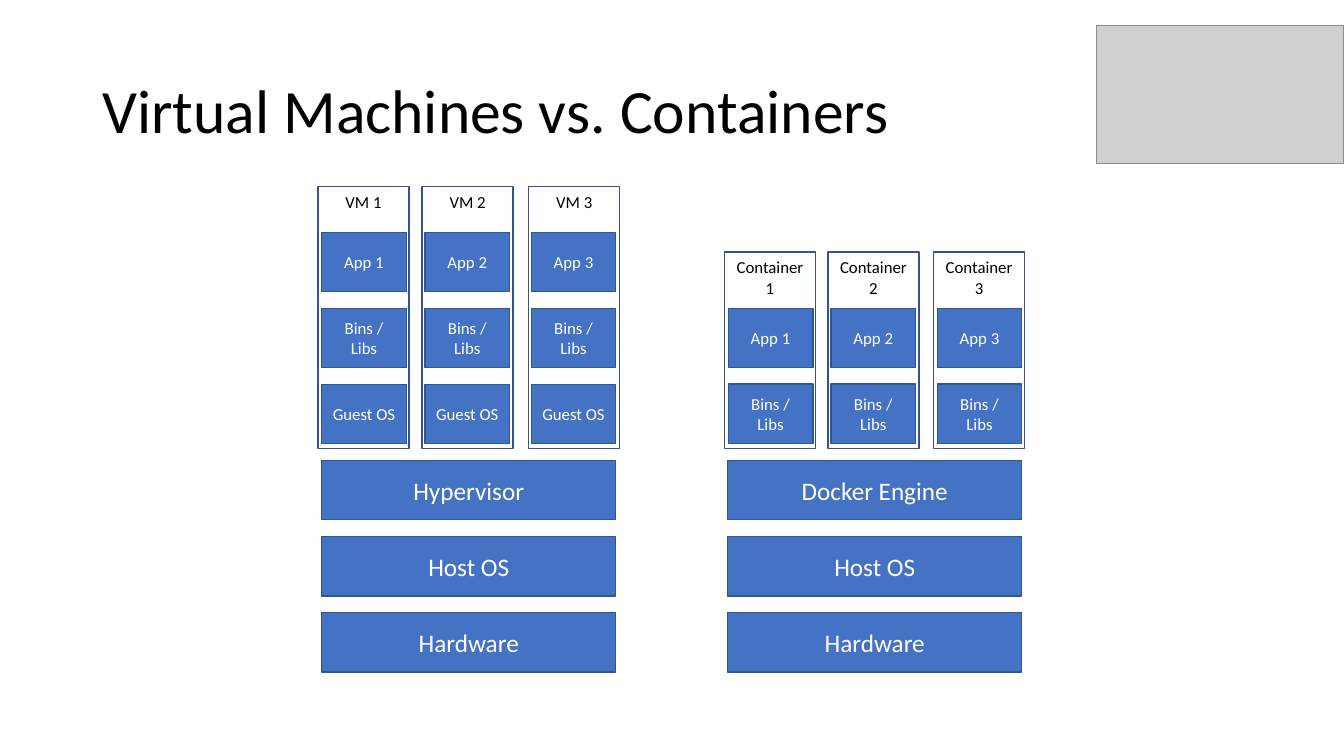
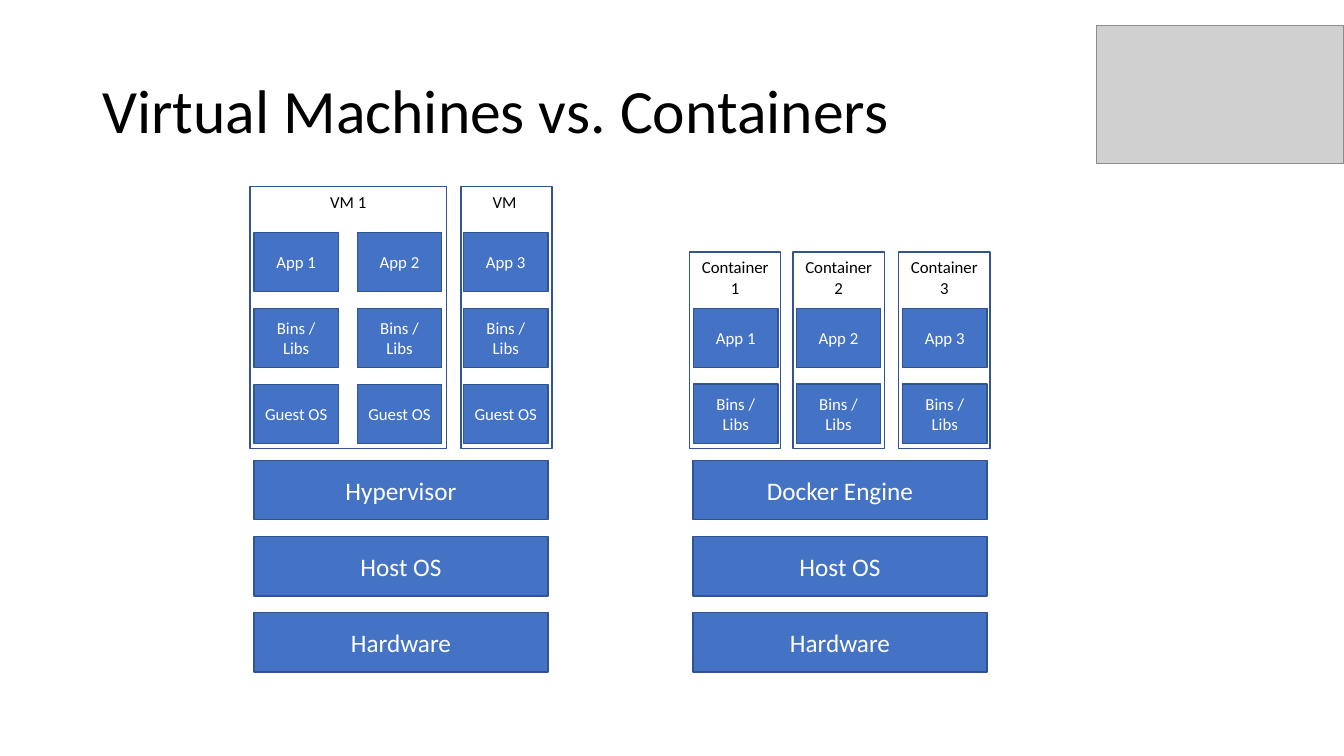
Before and after one commit to aljazsim/docker-masterclass-examples, a slide deck: slide 5 of Docker Masterclass.pptx. Drawn at 1344x756 pixels with LibreOffice and Linux fonts; fonts in the diff are those of the drawing; grey boxes stand for pictures. Boxes give left, top, right and bottom in pixels: in the first picture for what was removed or moved away, otherwise in the second. Text is boxed around its words. In the diff, an @@ line names an element or a change of style, - is before the commit and + after.

```diff
--- a/Docker Masterclass.pptx
+++ b/Docker Masterclass.pptx
@@ rectangle "VM 1": place and size @@
-rectangle "VM 1" at (318,187,408,449)
+rectangle "VM 1" at (250,187,447,449)
@@ rectangle removed at (422,187,513,449) @@
-VM 2
@@ 4 rectangles: place and size @@
-4 rectangles at (528,187,619,449)
+4 rectangles at (461,187,552,449)
@@ text in rectangle at (493,197,517,208): text changed @@
-VM 3
+VM
@@ 9 rectangles: place and size @@
-9 rectangles at (322,232,616,673)
+9 rectangles at (254,232,548,673)
@@ 12 rectangles: place and size @@
-12 rectangles at (725,252,1024,673)
+12 rectangles at (690,252,990,673)
```
Also in this commit, not shown: 12 other slides changed, 6 slides added.
